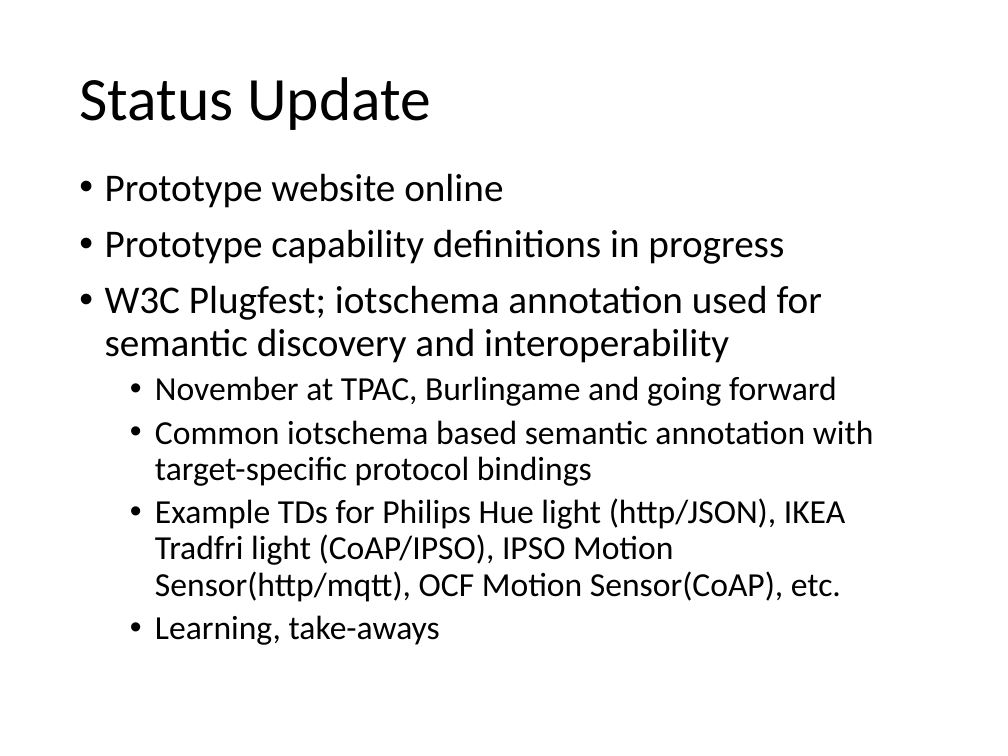
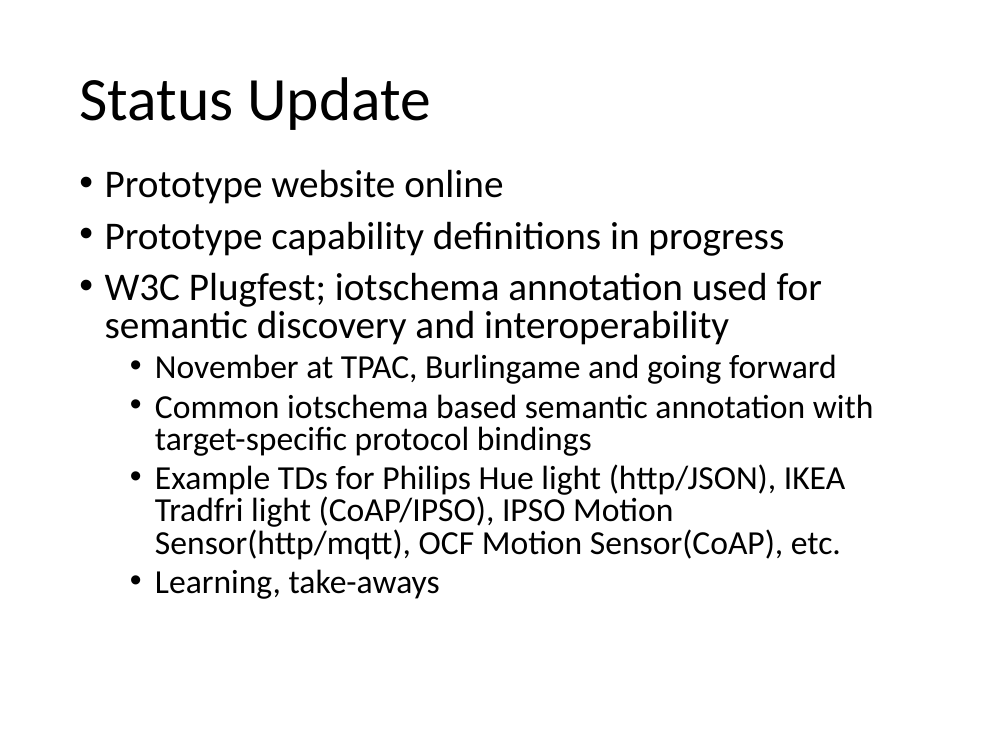
Before and after one commit to iot-schema-collab/teleconferences, a slide deck: slide 3 of iotschema-14122017.pptx. Drawn at 1008x756 pixels with LibreOffice and Linux fonts; fonts in the diff are those of the drawing. Boxes give left, top, right and bottom in pixels: in the first picture for what was removed or moved away, otherwise in the second. Text is boxed around its words. In the diff, an @@ line names an element or a change of style, - is before the commit and + after.

```diff
--- a/iotschema-14122017.pptx
+++ b/iotschema-14122017.pptx
@@ text "Prototype website online" at (x1=105, y1=169, x2=874, y2=599): line spacing 0.9 to 0.8 @@
```
Also in this commit, not shown: 2 other slides changed, 1 other file.
